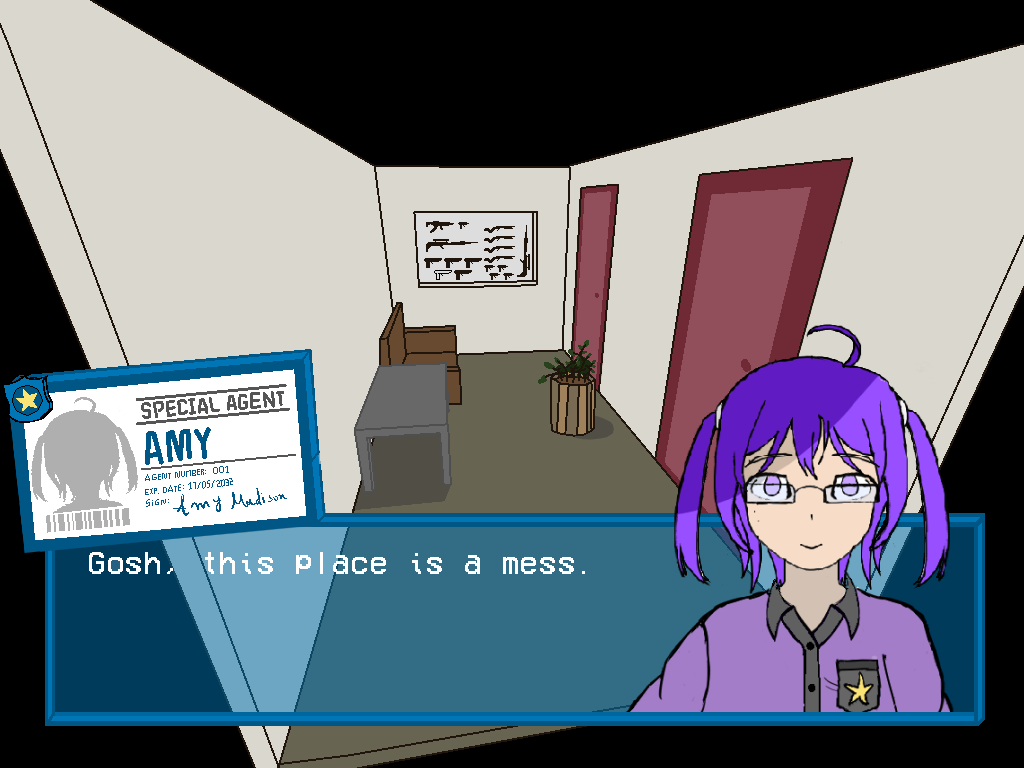
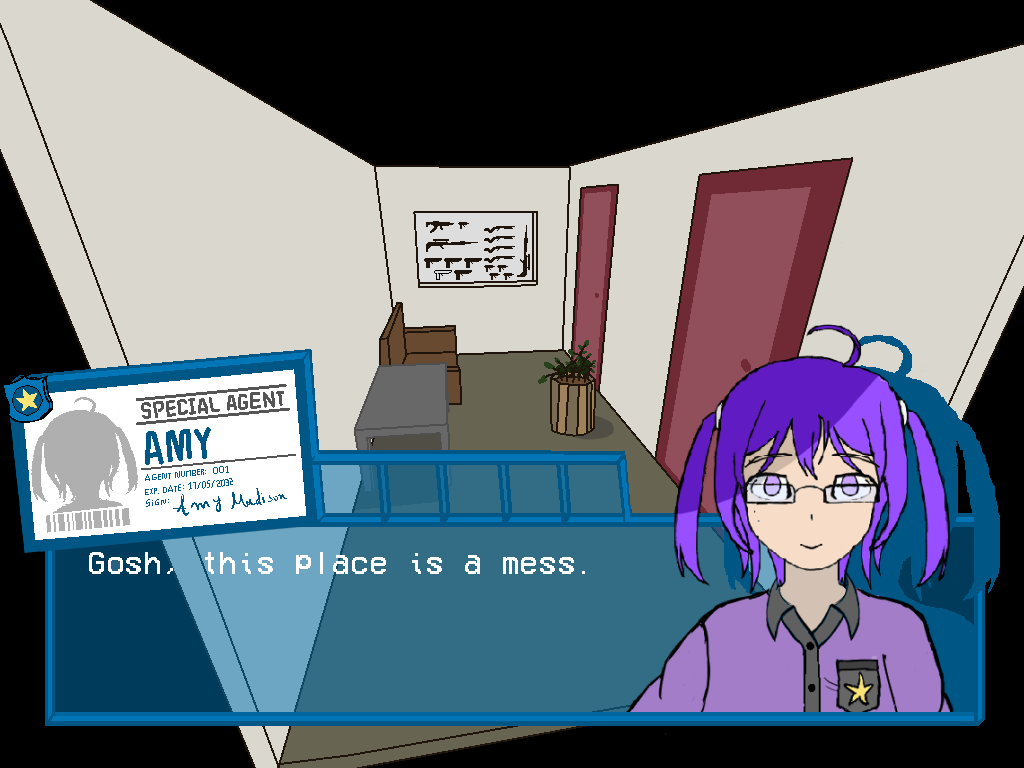
Comparing the layer stacks of the two 1024px x 768px images. Changes:
showed "inventory", painted on it over [312, 324, 1000, 735]
painted on "amy" over [539, 324, 1000, 735]
added layer "amy shadow test" above "amy shadow" over [525, 324, 1000, 735]
hid "girl" over [526, 324, 974, 735]
painted on "text" over [325, 504, 632, 522]
painted on "Badge" over [312, 324, 832, 735]
painted on "new ui box" over [312, 324, 1000, 735]
showed "inventory background", painted on it over [312, 450, 632, 522]
painted on "living-room-with-armory-open.png" over [312, 324, 1000, 735]
